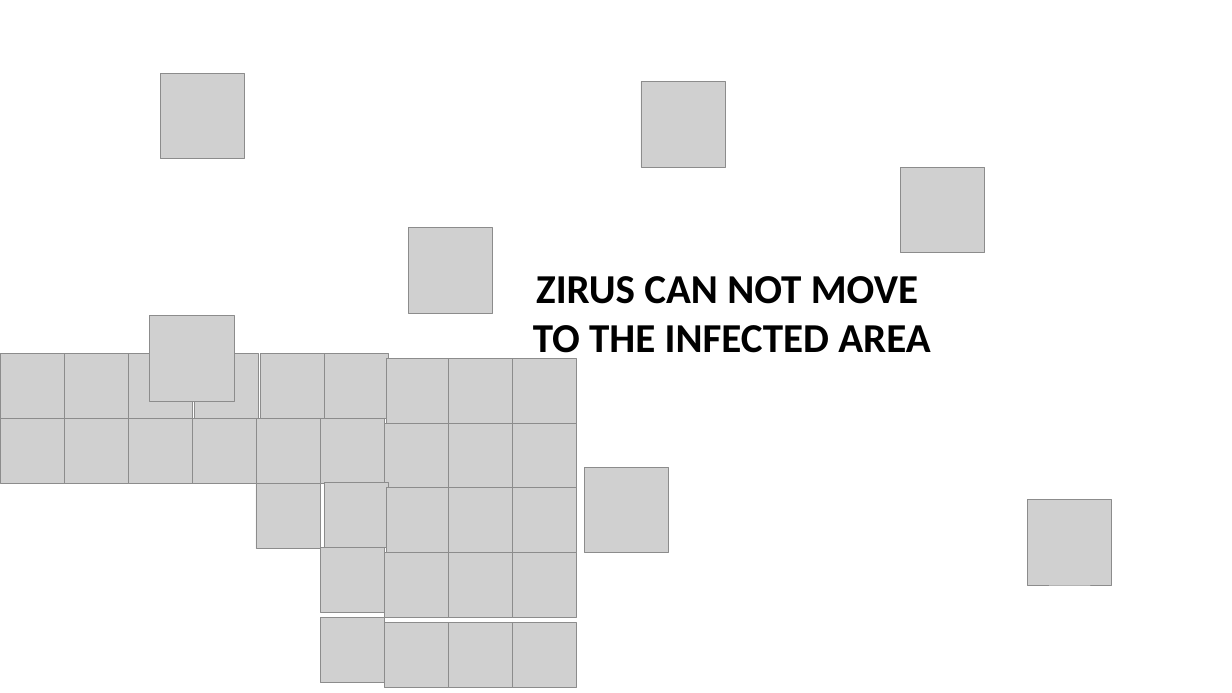
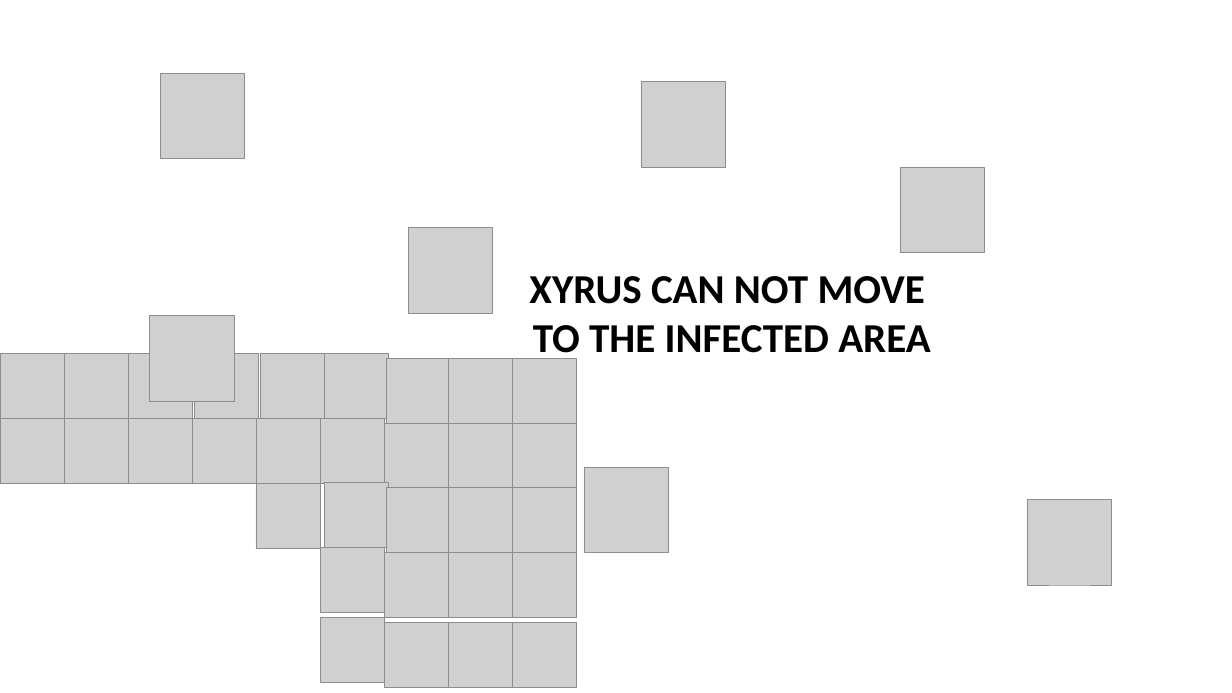
Before and after one commit to Paul-Marte/MyGame, a slide deck: slide 49 of Documents/Xyrus.pptx. Drawn at 1232x693 pixels with LibreOffice and Linux fonts; fonts in the diff are those of the drawing; grey boxes stand for pictures; background and template pictures are left out. Boxes give left, top, right and bottom in pixels: in the first picture for what was removed or moved away, otherwise in the second. Text is boxed around its words. In the diff, an @@ line names an element or a change of style, - is before the commit and + after.

```diff
--- a/Documents/Xyrus.pptx
+++ b/Documents/Xyrus.pptx
@@ text at (529,276,925,304): text changed @@
-ZIRUS CAN NOT MOVE
+XYRUS CAN NOT MOVE
```
Also in this commit, not shown: 10 other slides changed, 10 slides added, 1 slide removed, 56 other files.
